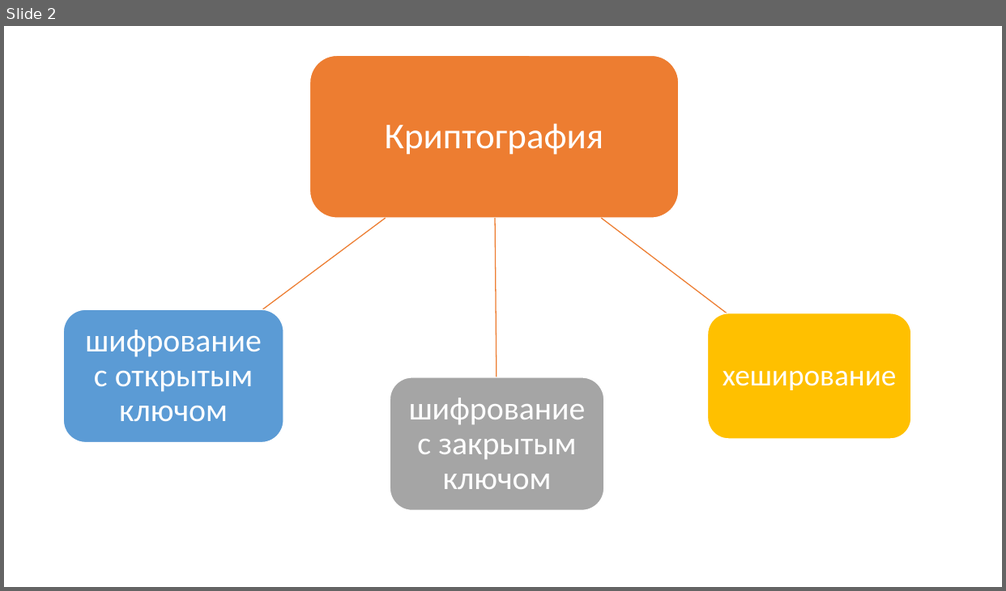
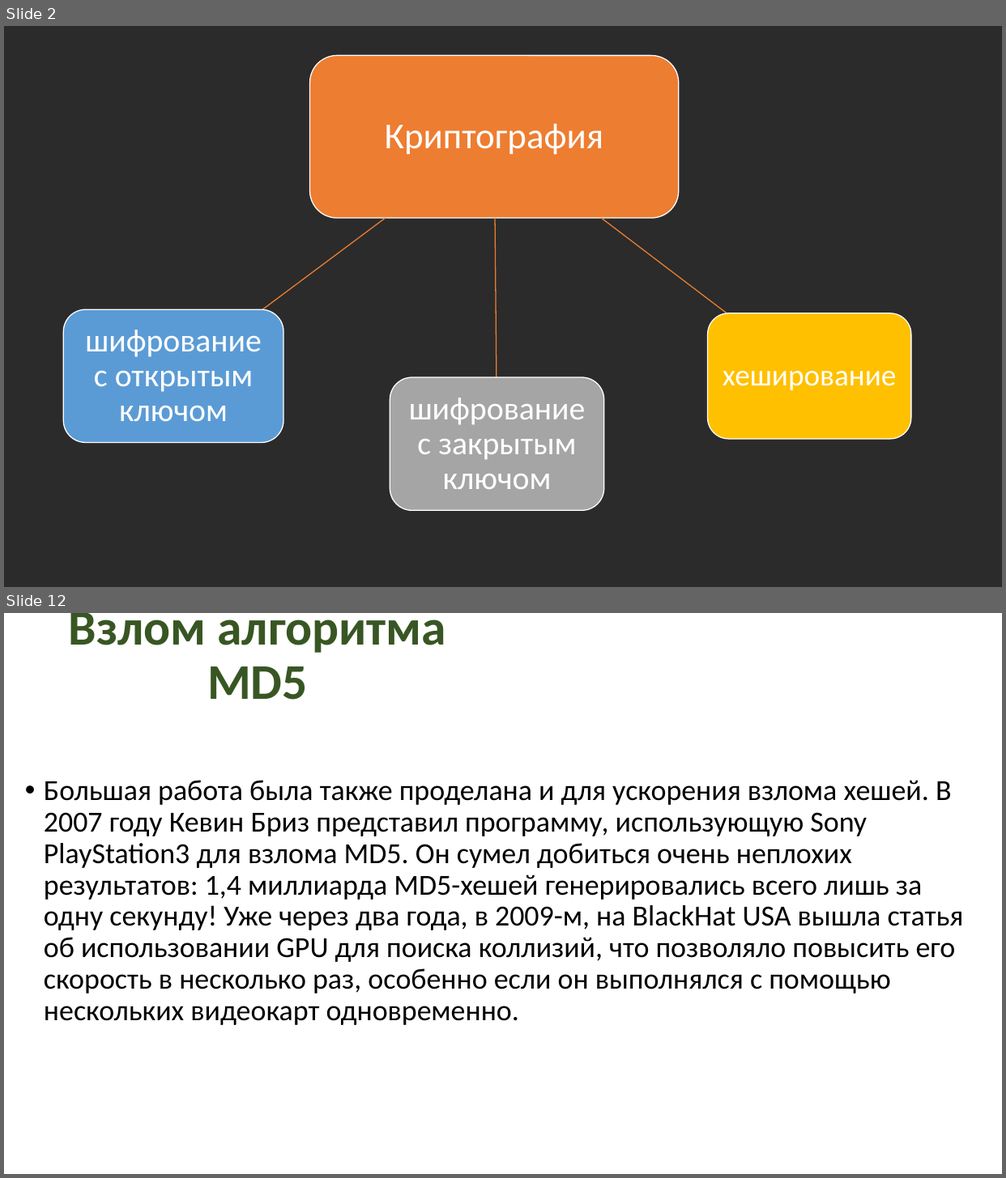
Before and after one commit to MamonovaMaria/Criptography, a slide deck: Взломы с GPU/Атаки с GPU.pptx. Shown one above the other, each under a label of ours: slide 2 before the commit, slides 2 and 12 after it; the slides between them are not shown. The pictures are 1006x591 and 1006x1178 pixels, drawn with LibreOffice and Linux fonts; fonts in the diff are those of the drawing; background and template pictures are left out; a plain dark background stands for a picture behind light text. Boxes give left, top, right and bottom in pixels: in the first picture for what was removed or moved away, otherwise in the second. Text is boxed around its words. In the diff, an @@ line names an element or a change of style, - is before the commit and + after.

```diff
--- a/Взломы с GPU/Атаки с GPU.pptx
+++ b/Взломы с GPU/Атаки с GPU.pptx
@@ slide 12 added at [4, 613, 1002, 1174], background picture (left out) @@
@@ title added at [69, 613, 445, 700], 48 pt, text #385723, bold @@
+Взлом алгоритма MD5
@@ text added at [44, 780, 964, 1025], 28 pt, text #000000 @@
+• Большая работа была также проделана и для ускорения взлома хешей. В 2007 году Кевин Бриз представил программу, использующую Sony PlayStation3 для взлома MD5. Он сумел добиться очень неплохих результатов: 1,4 миллиарда MD5-хешей генерировались всего лишь за одну секунду! Уже через два года, в 2009-м, на BlackHat USA вышла статья об использовании GPU для поиска коллизий, что позволяло повысить его скорость в несколько раз, особенно если он выполнялся с помощью нескольких видеокарт одновременно.
@@ slide 2 changed as well @@
@@ background #FFFFFF to picture (left out) @@
```
Also in this commit, not shown: 1 other slide changed, 17 other slides added, 9 slides removed, 4 other files.
